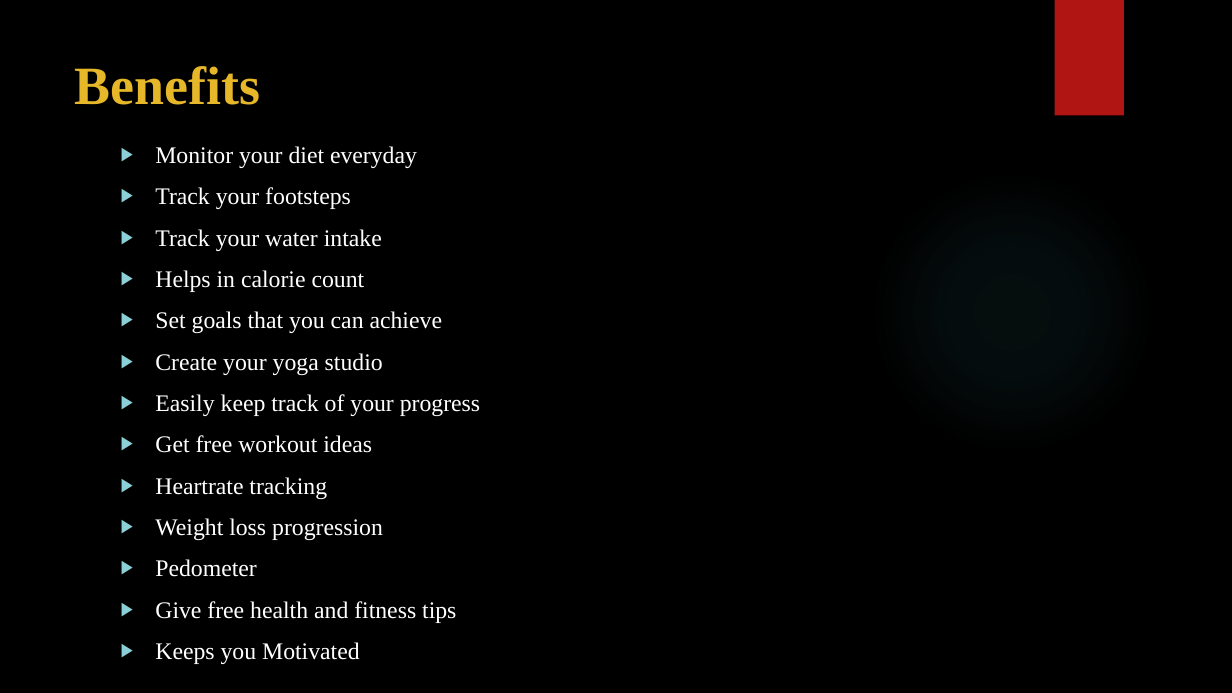
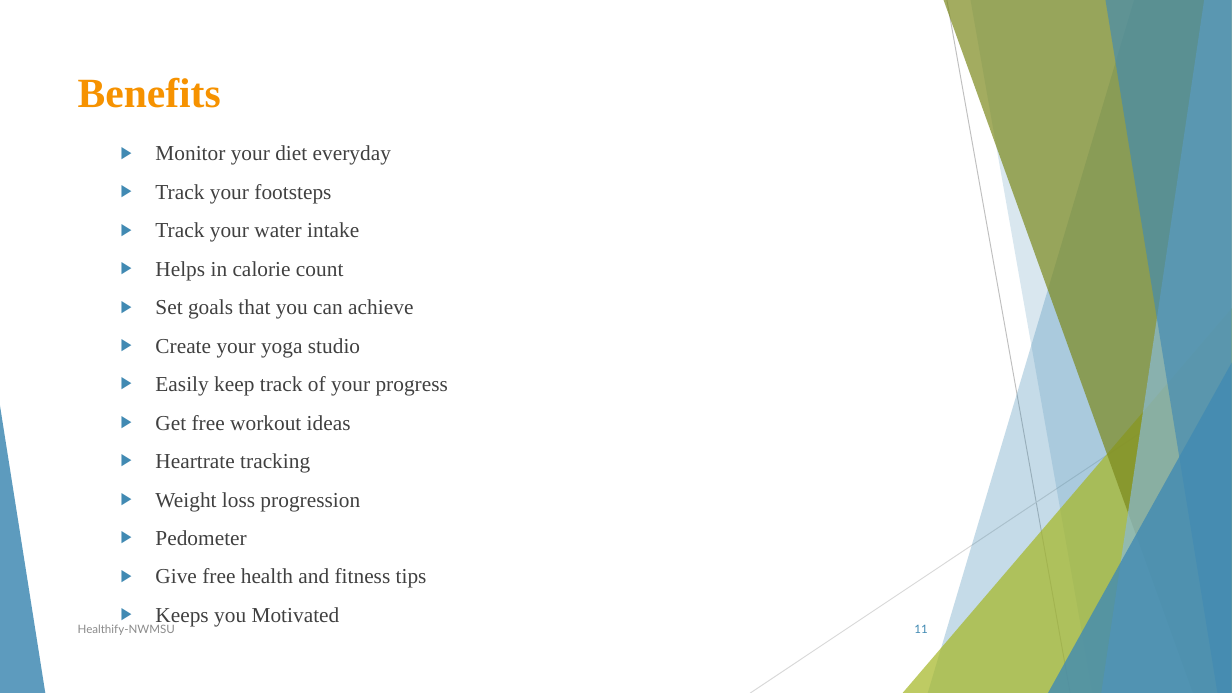
Before and after one commit to sowmyathogiti/Healthify, a slide deck: slide 11 of Healthify-NWMSU.pptx. Drawn at 1232x693 pixels with LibreOffice and Linux fonts; fonts in the diff are those of the drawing; background and template pictures are left out. Boxes give left, top, right and bottom in pixels: in the first picture for what was removed or moved away, otherwise in the second. Text is boxed around its words. In the diff, an @@ line names an element or a change of style, - is before the commit and + after.

```diff
--- a/Healthify-NWMSU.pptx
+++ b/Healthify-NWMSU.pptx
@@ background picture (left out) to #FFFFFF @@
@@ rectangle removed at box(1055, 0, 1124, 116) @@
@@ title "Benefits": place and size @@
-title "Benefits" at box(75, 66, 260, 105)
+title "Benefits" at box(78, 77, 221, 108)
@@ title "Benefits" at box(78, 77, 221, 108): size 42 to 32.4 pt, text colour #E6B729 to #F69200 @@
@@ text "Monitor your diet everyday" at box(155, 145, 448, 627): size 18.5 to 16.6 pt, text colour #FFFFFF to #404040; bullet colour #8AD0D6 to #418AB3 @@
@@ ellipse removed at box(870, 169, 1154, 454) @@
@@ group added at box(0, 0, 1232, 693): 5 freeform shapes, 3 triangles, 2 lines @@
@@ text added at box(78, 624, 175, 635), 9 pt, text #8C8C8C @@
+Healthify-NWMSU
@@ page number added at box(914, 624, 927, 633), 9 pt, text #418AB3 @@
+11
```
Also in this commit, not shown: 12 other slides changed.
